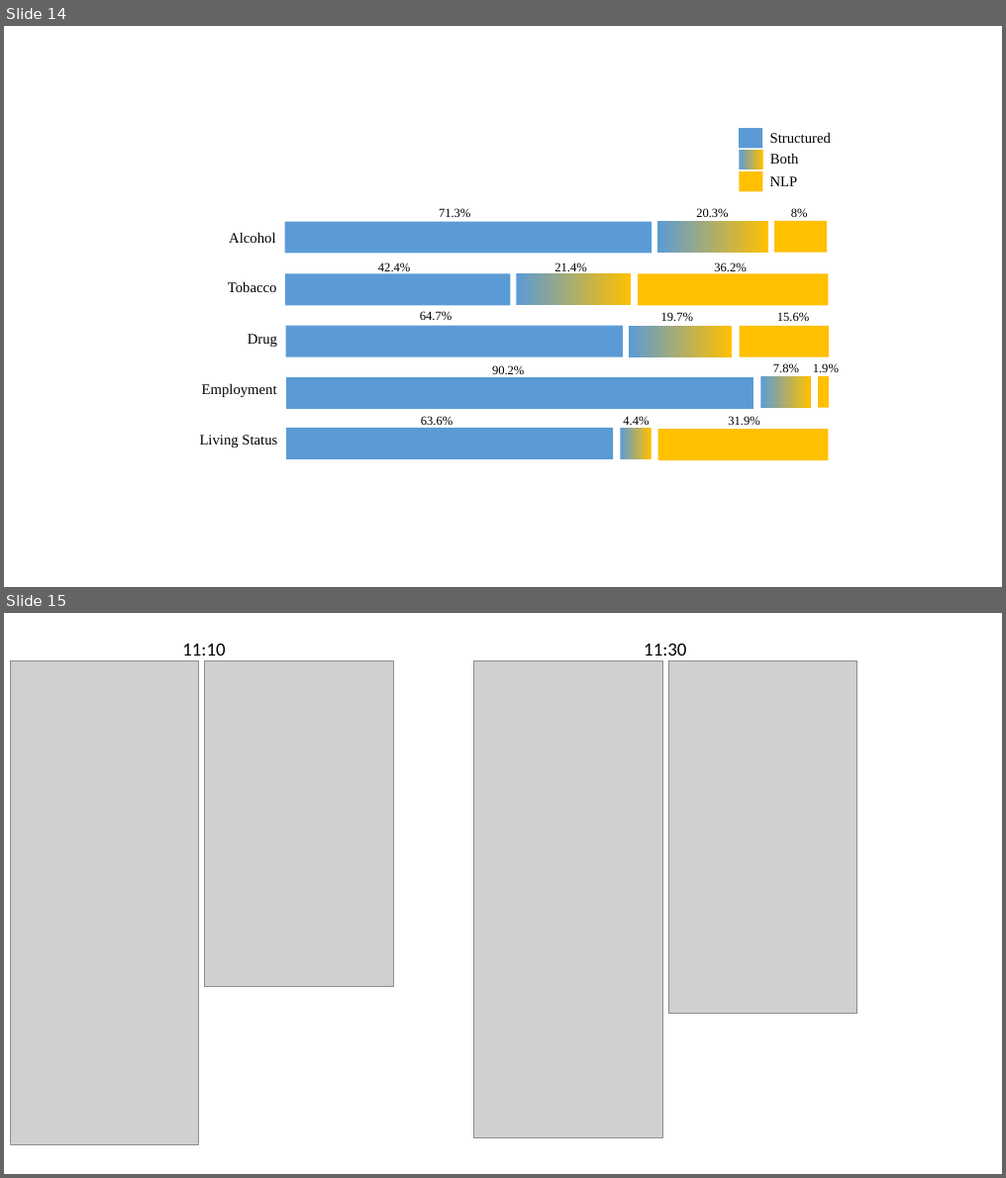
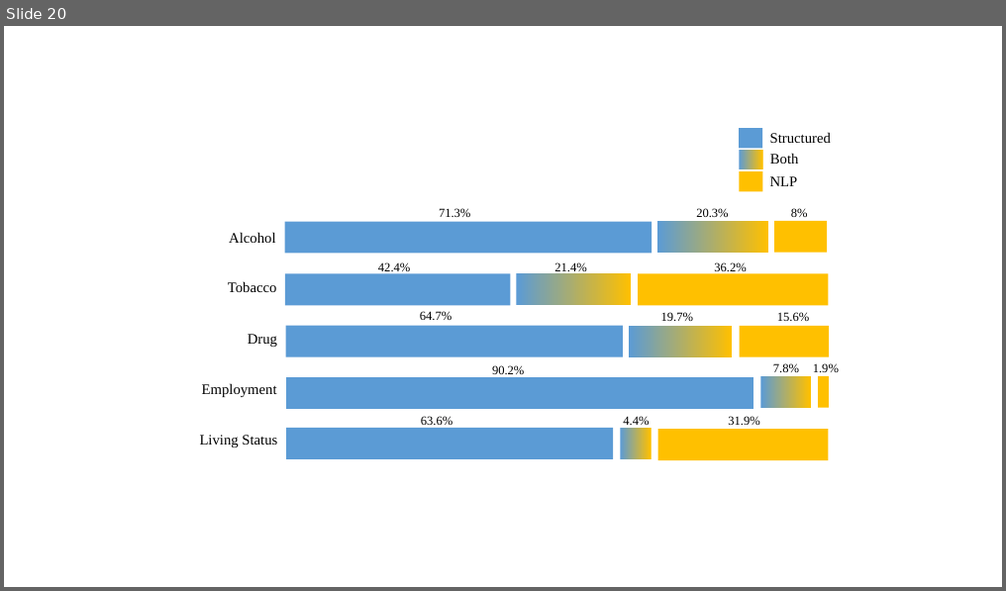
Before and after one commit to ndobb/dissertation, a slide deck: 2_query_gen/paper2_figures.pptx. Shown one above the other, each under a label of ours: slides 14 and 15 before the commit, slide 20 after it. The pictures are 1006x1178 and 1006x591 pixels, drawn with LibreOffice and Linux fonts; fonts in the diff are those of the drawing; grey boxes stand for pictures. Boxes give left, top, right and bottom in pixels: in the first picture for what was removed or moved away, otherwise in the second. Text is boxed around its words. In the diff, an @@ line names an element or a change of style, - is before the commit and + after.

```diff
--- a/2_query_gen/paper2_figures.pptx
+++ b/2_query_gen/paper2_figures.pptx
@@ slide 15 removed at (4, 613, 1002, 1174), background #FFFFFF @@
@@ picture removed at (10, 661, 199, 1146) @@
@@ text removed at (182, 643, 225, 662) @@
-11:10
@@ picture removed at (205, 661, 394, 986) @@
@@ picture removed at (474, 661, 662, 1139) @@
@@ text removed at (644, 643, 686, 662) @@
-11:30
@@ picture removed at (668, 661, 856, 1014) @@
@@ what was slide 14 is now slide 20 @@
```
Also in this commit, not shown: 6 slides added, 3 other files.
